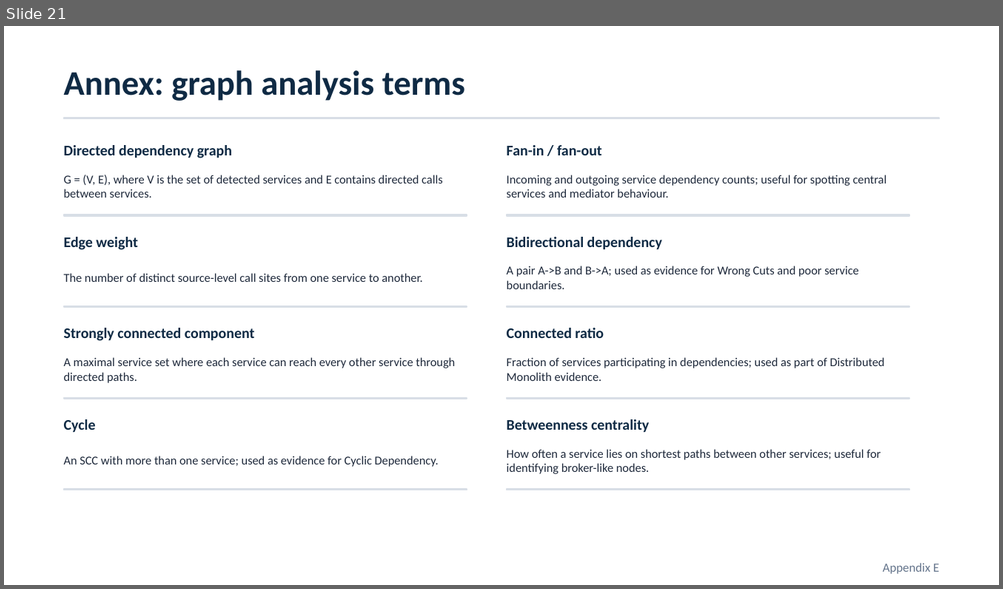
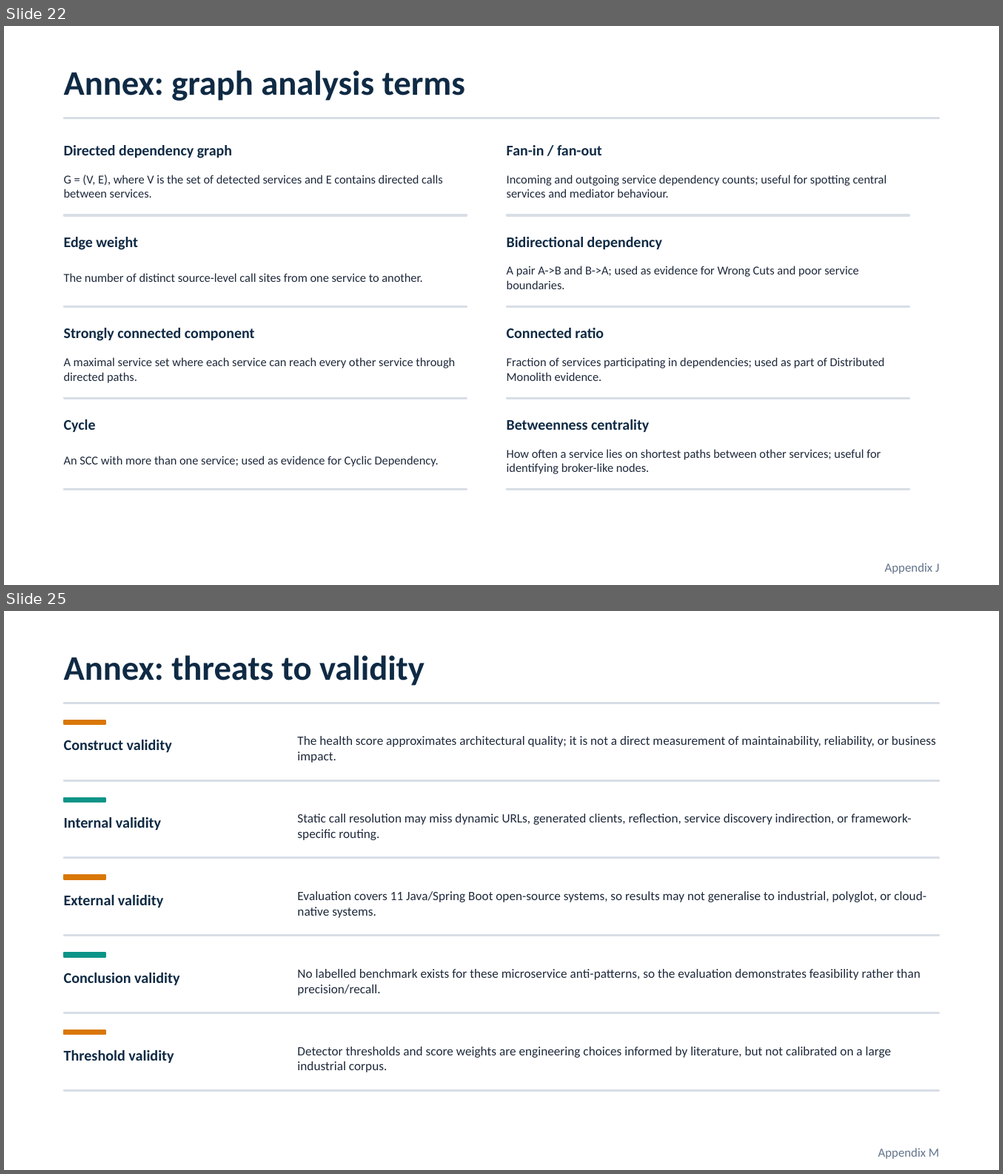
Before and after one commit to andrei45635/dissertation_backend, a slide deck: thesis/presentation/MSA_Detector_Defense_v2.pptx. Shown one above the other, each under a label of ours: slide 21 before the commit, slides 22 and 25 after it; the slides between them are not shown. The pictures are 1003x589 and 1003x1174 pixels, drawn with LibreOffice and Linux fonts; fonts in the diff are those of the drawing. Boxes give left, top, right and bottom in pixels: in the first picture for what was removed or moved away, otherwise in the second. Text is boxed around its words. In the diff, an @@ line names an element or a change of style, - is before the commit and + after.

```diff
--- a/thesis/presentation/MSA_Detector_Defense_v2.pptx
+++ b/thesis/presentation/MSA_Detector_Defense_v2.pptx
@@ slide 25 added at (x1=4, y1=611, x2=999, y2=1170), background #FFFFFF @@
@@ text added at (x1=64, y1=655, x2=424, y2=686), 25 pt, text #0F2A44, bold @@
+Annex: threats to validity
@@ rectangle added at (x1=64, y1=703, x2=939, y2=703), fill #D8DEE6, outline #D8DEE6 1 pt @@
@@ rectangle added at (x1=64, y1=721, x2=105, y2=724), fill #D97706, outline #D97706 1 pt @@
@@ text added at (x1=64, y1=740, x2=172, y2=753), 10.8 pt, text #0F2A44, bold @@
+Construct validity
@@ text added at (x1=297, y1=736, x2=936, y2=763), 9.2 pt, text #1E293B @@
+The health score approximates architectural quality; it is not a direct measurement of maintainability, reliability, or business impact.
@@ rectangle added at (x1=64, y1=780, x2=939, y2=781), fill #D8DEE6, outline #D8DEE6 1 pt @@
@@ rectangle added at (x1=64, y1=798, x2=105, y2=802), fill #0D9488, outline #0D9488 1 pt @@
@@ text added at (x1=64, y1=817, x2=161, y2=831), 10.8 pt, text #0F2A44, bold @@
+Internal validity
@@ text added at (x1=297, y1=814, x2=910, y2=840), 9.2 pt, text #1E293B @@
+Static call resolution may miss dynamic URLs, generated clients, reflection, service discovery indirection, or framework-specific routing.
@@ rectangle added at (x1=64, y1=857, x2=939, y2=859), fill #D8DEE6, outline #D8DEE6 1 pt @@
@@ rectangle added at (x1=64, y1=876, x2=105, y2=880), fill #D97706, outline #D97706 1 pt @@
@@ text added at (x1=64, y1=895, x2=163, y2=908), 10.8 pt, text #0F2A44, bold @@
+External validity
@@ text added at (x1=297, y1=891, x2=926, y2=918), 9.2 pt, text #1E293B @@
+Evaluation covers 11 Java/Spring Boot open-source systems, so results may not generalise to industrial, polyglot, or cloud-native systems.
@@ rectangle added at (x1=64, y1=935, x2=939, y2=936), fill #D8DEE6, outline #D8DEE6 1 pt @@
@@ rectangle added at (x1=64, y1=953, x2=105, y2=957), fill #0D9488, outline #0D9488 1 pt @@
@@ text added at (x1=64, y1=973, x2=179, y2=986), 10.8 pt, text #0F2A44, bold @@
+Conclusion validity
@@ text added at (x1=297, y1=969, x2=920, y2=996), 9.2 pt, text #1E293B @@
+No labelled benchmark exists for these microservice anti-patterns, so the evaluation demonstrates feasibility rather than precision/recall.
@@ rectangle added at (x1=64, y1=1013, x2=939, y2=1014), fill #D8DEE6, outline #D8DEE6 1 pt @@
@@ rectangle added at (x1=64, y1=1031, x2=105, y2=1035), fill #D97706, outline #D97706 1 pt @@
@@ text added at (x1=64, y1=1051, x2=173, y2=1064), 10.8 pt, text #0F2A44, bold @@
+Threshold validity
@@ text added at (x1=297, y1=1047, x2=891, y2=1073), 9.2 pt, text #1E293B @@
+Detector thresholds and score weights are engineering choices informed by literature, but not calibrated on a large industrial corpus.
@@ rectangle added at (x1=64, y1=1091, x2=939, y2=1091), fill #D8DEE6, outline #D8DEE6 1 pt @@
@@ text added at (x1=878, y1=1148, x2=939, y2=1159), 9 pt, text #64748B @@
+Appendix M
@@ what was slide 21 is now slide 22 @@
@@ slide 22 changed as well @@
@@ text at (x1=885, y1=563, x2=939, y2=574): text changed @@
-Appendix E
+Appendix J
```
Also in this commit, not shown: 6 other slides changed, 5 other slides added, 1 slide removed, 2 other files.
